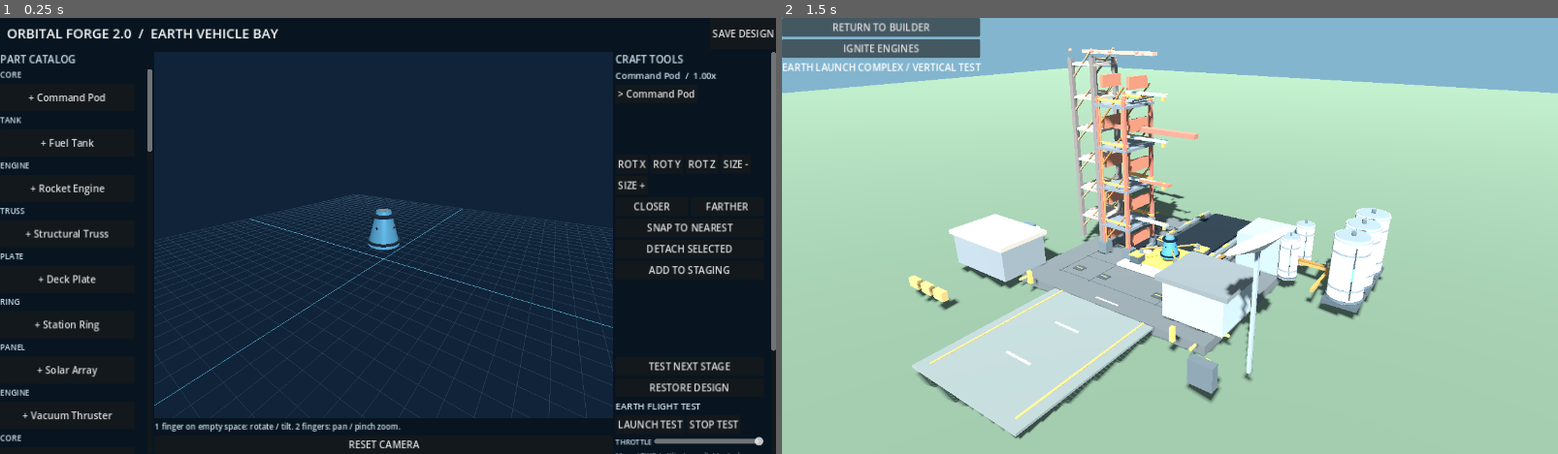
Above: before the commit, frames 1-2 (left to right).
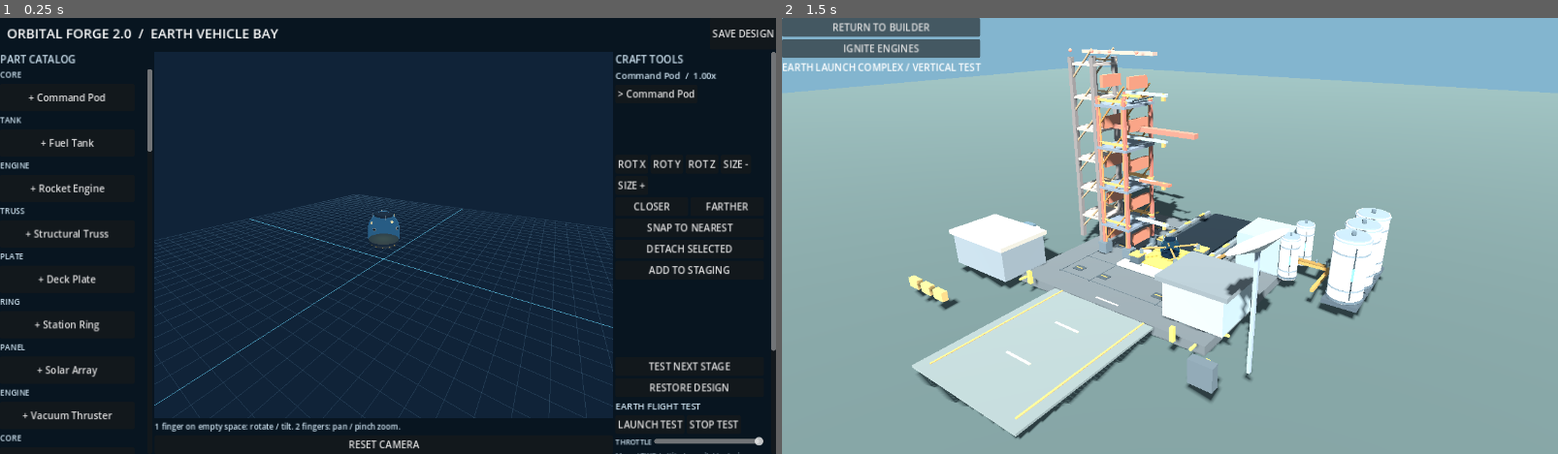
Above: after the commit, the same moments.

Repository: tpylman90-ctrl/-Orbital-Forge-2.0
Game: Godot game, scene res://scenes/main.tscn
Two runs of this game, one before a commit and one after it. Both use one fixed random seed, a clock stepped at 60 frames per second and the inputs below.
Inputs:
- Up to frame 1 (0.25 s): no input
- Up to frame 2 (1.5 s): click "LAUNCH TEST" at 0.5 s; click "LAUNCH TEST" at 1.25 s

The runs differ from the first frame. In frame 1, 0.3% of the frame differs, in the area x 47-52%, y 43-54%; in frame 2, 67%, in the area x 0-100%, y 11-100%.

Commit message:
Refine capsule shell and engineered flight hardware

Diff:
--- a/scripts/core/parts_catalog.gd
+++ b/scripts/core/parts_catalog.gd
@@ -58,6 +58,8 @@
  var kind: String = str(item.get("kind","tank"))
  var radius: float = float(item.get("radius",0.5))
  var length: float = float(item.get("length",1.0))
+ if kind == "core":
+  return _capsule_mesh(radius,length)
  if kind == "ring":
   var ring := TorusMesh.new()
   ring.inner_radius = radius*0.7
@@ -100,13 +102,67 @@
   cylinder.bottom_radius = radius
  return cylinder
 
+static func _capsule_mesh(radius: float, length: float) -> ArrayMesh:
+ # A continuous pressure shell with a rounded shoulder and pointed crown. The
+ # old truncated cone ended in a separate flat cylinder, which read as a disk.
+ var profile: Array[Vector2] = [
+  Vector2(-0.50,0.76),Vector2(-0.44,0.91),Vector2(-0.30,0.99),
+  Vector2(-0.08,1.0),Vector2(0.12,0.94),Vector2(0.25,0.79),
+  Vector2(0.36,0.59),Vector2(0.44,0.36),Vector2(0.485,0.13),
+  Vector2(0.50,0.008)
+ ]
+ var vertices := PackedVector3Array()
+ var normals := PackedVector3Array()
+ var uvs := PackedVector2Array()
+ var indices := PackedInt32Array()
+ var segments := 32
+ for ring_index in range(profile.size()):
+  var point: Vector2 = profile[ring_index]
+  var previous: Vector2 = profile[maxi(ring_index-1,0)]
+  var following: Vector2 = profile[mini(ring_index+1,profile.size()-1)]
+  var dr_dy := (following.y-previous.y)/maxf(following.x-previous.x,0.001)
+  for segment in range(segments+1):
+   var angle := TAU*float(segment)/float(segments)
+   var radial := Vector3(cos(angle),0,sin(angle))
+   vertices.append(radial*point.y*radius+Vector3(0,point.x*length,0))
+   normals.append((radial-Vector3.UP*dr_dy*(radius/length)).normalized())
+   uvs.append(Vector2(float(segment)/float(segments),point.x+0.5))
+ for ring_index in range(profile.size()-1):
+  for segment in range(segments):
+   var lower := ring_index*(segments+1)+segment
+   var upper := lower+segments+1
+   indices.append_array(PackedInt32Array([lower,upper,upper+1,lower,upper+1,lower+1]))
+ # Close the blunt heat-shield end while keeping the top as a tiny rounded tip.
+ var bottom_center := vertices.size()
+ vertices.append(Vector3(0,profile[0].x*length,0))
+ normals.append(Vector3.DOWN)
+ uvs.append(Vector2(0.5,0.0))
+ for segment in range(segments):
+  indices.append_array(PackedInt32Array([bottom_center,segment,segment+1]))
+ var arrays := []
+ arrays.resize(Mesh.ARRAY_MAX)
+ arrays[Mesh.ARRAY_VERTEX] = vertices
+ arrays[Mesh.ARRAY_NORMAL] = normals
+ arrays[Mesh.ARRAY_TEX_UV] = uvs
+ arrays[Mesh.ARRAY_INDEX] = indices
+ var mesh := ArrayMesh.new()
+ mesh.add_surface_from_arrays(Mesh.PRIMITIVE_TRIANGLES,arrays)
+ return mesh
 static func _profile_radius(kind: String, radius: float, height_fraction: float) -> float:
   # Match trim bands to the body's taper so they read as fitted collars,
   # rather than floating disks at the narrow end of a cone.
   var top_ratio := 1.0
   var bottom_ratio := 1.0
   match kind:
-    "core": top_ratio = 0.45
+    "core":
+      var core_profile: Array[Vector2] = [Vector2(-0.50,0.76),Vector2(-0.44,0.91),Vector2(-0.30,0.99),Vector2(-0.08,1.0),Vector2(0.12,0.94),Vector2(0.25,0.79),Vector2(0.36,0.59),Vector2(0.44,0.36),Vector2(0.485,0.13),Vector2(0.50,0.008)]
+      var y := clampf(height_fraction,0.0,1.0)-0.5
+      for i in range(core_profile.size()-1):
+        var a: Vector2 = core_profile[i]
+        var b: Vector2 = core_profile[i+1]
+        if y <= b.x:
+          return radius*lerpf(a.y,b.y,inverse_lerp(a.x,b.x,y))
+      return radius*core_profile.back().y
     "engine": top_ratio = 0.4
     "spire": top_ratio = 0.1
     "adapter": top_ratio = 0.7
@@ -135,7 +191,7 @@
   trim.albedo_color = Color("#263e55") if kind not in ["ion","spire"] else Color("#44cddd")
   trim.metallic = 0.75
   for fraction in [-0.38,0.38]:
-   var band_radius: float = _profile_radius(kind,radius,fraction)*1.025
+   var band_radius: float = _profile_radius(kind,radius,fraction+0.5)*1.025
    var band := MeshInstance3D.new()
    var band_mesh := CylinderMesh.new()
    band_mesh.height = minf(0.09,length*0.14)
@@ -221,8 +277,13 @@
   for angle in [0.0,PI*0.5,PI,PI*1.5]:
    var outward := Vector3(sin(angle),0,cos(angle))
    _add_porthole(holder,outward,window_y,window_profile,radius)
-  _add_cylinder(holder,Vector3(0,length*0.49,0),radius*0.35,radius*0.35,0.045,Color("#b7c9ce"),24)
-  _add_fastener_ring(holder,length*0.49,radius*0.32,6,Color("#344b58"))
+  # Dark heat-shield lip is at the wide base; the crown is part of the shell.
+  _add_cylinder(holder,Vector3(0,-length*0.475,0),radius*0.79,radius*0.79,0.055,Color("#3e4a52"),28)
+  _add_fastener_ring(holder,-length*0.475,radius*0.82,12,Color("#c3b17e"))
+  for angle in [PI*0.25,PI*0.75,PI*1.25,PI*1.75]:
+   var antenna_direction := Vector3(sin(angle),0,cos(angle))
+   var antenna_base := antenna_direction*radius*0.68+Vector3(0,length*0.31,0)
+   _add_beam(holder,antenna_base,antenna_base+Vector3(0,length*0.13,0),radius*0.018,Color("#d4dee0"),6)
  if kind == "sphere":
   var viewport_lens := MeshInstance3D.new()
   var lens_mesh := SphereMesh.new()
@@ -377,7 +438,15 @@
    leg.rotation.x = -outward.z*0.42
    leg.material_override = _material(Color("#d0d7d6"),0.72,0.3)
    holder.add_child(leg)
-   _add_box(holder,outward*(radius*1.28)+Vector3(0,-length*0.6,0),Vector3(0.35,0.1,0.26),Color("#475761"))
+   var hinge := outward*(radius*0.62)+Vector3(0,length*0.08,0)
+   _add_cylinder(holder,hinge,radius*0.105,radius*0.105,0.13,Color("#586770"),12)
+   _add_cylinder(holder,hinge+outward*0.035,radius*0.064,radius*0.064,0.145,Color("#d2ad68"),12)
+   var brace_start := outward*(radius*0.38)+Vector3(0,length*0.25,0)
+   var brace_end := outward*(radius*1.17)+Vector3(0,-length*0.38,0)
+   _add_beam(holder,brace_start,brace_end,0.035,Color("#78868b"),8)
+   var foot_position := outward*(radius*1.28)+Vector3(0,-length*0.6,0)
+   _add_box(holder,foot_position,Vector3(0.38,0.11,0.30),Color("#475761"))
+   _add_box(holder,foot_position+Vector3(0,0.065,0),Vector3(0.25,0.025,0.22),Color("#c4a664"))
  if kind == "rcs":
   for angle in [0.0,PI*0.5,PI,PI*1.5]:
    var nozzle_part := MeshInstance3D.new()
@@ -400,8 +469,17 @@
   _add_cylinder(holder,Vector3(0,-length*0.36,0),radius*1.02,radius*1.02,0.09,Color("#53616b"),18)
   _add_fastener_ring(holder,length*0.36,radius*1.03,10,Color("#d8dedc"))
  if kind == "radiator":
+  # The wing reads as a framed thermal panel instead of a blank slab.
+  for z_fraction in [-0.92,0.92]:
+   _add_box(holder,Vector3(0,length*0.38,z_fraction*radius*0.7),Vector3(radius*1.98,0.055,0.09),Color("#68777d"))
+  for x_fraction in [-0.92,0.92]:
+   _add_box(holder,Vector3(x_fraction*radius,length*0.38,0),Vector3(0.08,0.055,radius*1.35),Color("#68777d"))
   for z_fraction in [-0.72,-0.36,0.0,0.36,0.72]:
-   _add_box(holder,Vector3(0,length*0.4,z_fraction*radius*0.9),Vector3(radius*1.8,0.025,0.035),Color("#d8a078"))
+   _add_box(holder,Vector3(0,length*0.36,z_fraction*radius*0.9),Vector3(radius*1.8,0.022,0.028),Color("#d8a078"))
+  for x_fraction in [-0.64,-0.32,0.0,0.32,0.64]:
+   _add_box(holder,Vector3(x_fraction*radius,length*0.36,0),Vector3(0.025,0.022,radius*1.28),Color("#31526a"))
+  _add_cylinder(holder,Vector3(0,-length*0.24,0),radius*0.18,radius*0.18,length*0.38,Color("#77838a"),12)
+  _add_cylinder(holder,Vector3(0,-length*0.43,0),radius*0.28,radius*0.28,0.08,Color("#d1a75c"),12)
  if kind == "antenna":
   _add_cylinder(holder,Vector3(0,-length*0.35,0),radius*0.08,radius*0.08,length*0.55,Color("#aeb7b7"),8)
   var dish := MeshInstance3D.new()
--- a/scripts/main.gd
+++ b/scripts/main.gd
@@ -441,16 +441,20 @@
  launch_window = Control.new()
  launch_window.set_anchors_and_offsets_preset(Control.PRESET_FULL_RECT)
  launch_window.mouse_filter = Control.MOUSE_FILTER_STOP
+ launch_window.z_index = 50
  add_child(launch_window)
  var backdrop := ColorRect.new()
  backdrop.color = Color("#0c1723")
  backdrop.set_anchors_and_offsets_preset(Control.PRESET_FULL_RECT)
+ backdrop.z_index = 0
  launch_window.add_child(backdrop)
  launch_view = LaunchView.new()
  launch_view.set_anchors_and_offsets_preset(Control.PRESET_FULL_RECT)
+ launch_view.z_index = 1
  launch_window.add_child(launch_view)
  var overlay := VBoxContainer.new()
  overlay.set_anchors_and_offsets_preset(Control.PRESET_TOP_LEFT)
+ overlay.z_index = 2
  launch_window.add_child(overlay)
  var return_button := Button.new()
  return_button.text = "RETURN TO BUILDER"
--- a/scripts/ui/launch_view.gd
+++ b/scripts/ui/launch_view.gd
@@ -17,6 +17,8 @@
  viewport = SubViewport.new()
  viewport.size = Vector2i(960,600)
  viewport.own_world_3d = true
+ viewport.transparent_bg = false
+ viewport.render_target_clear_mode = SubViewport.CLEAR_MODE_ALWAYS
  viewport.render_target_update_mode = SubViewport.UPDATE_ALWAYS
  add_child(viewport)
  world = Node3D.new()
@@ -190,7 +192,9 @@
  for y in [0.3,0.55,0.8,1.05]: _cylinder(pad,Vector3(7.8,y,8.65),0.24,0.24,0.045,Color("#d0a75e"),10)
  ground = Node3D.new()
  world.add_child(ground)
- _block(ground,Vector3(0,-0.65,0),Vector3(250,0.2,250),Color("#6d826b"))
+ # Dark coastal scrub keeps the concrete, safety paint, and white structures
+ # readable at phone scale instead of washing out into one green plane.
+ _block(ground,Vector3(0,-0.65,0),Vector3(250,0.2,250),Color("#596965"))
  rocket = Node3D.new()
  world.add_child(rocket)
  flame = MeshInstance3D.new()
--- a/tests/parts_catalog_smoke.gd
+++ b/tests/parts_catalog_smoke.gd
@@ -28,14 +28,37 @@
 	var command_pod := Node3D.new()
 	Parts.add_visual(command_pod,Parts.ITEMS["command_pod"])
 	if command_pod.get_child_count() < 12:
-		push_error("Command pod is missing its molded cap and porthole details")
+		push_error("Command pod is missing its pressure-shell and porthole details")
 		quit(1)
 		return
+	var pod_spec: Dictionary = Parts.ITEMS["command_pod"]
+	var pod_length := float(pod_spec["length"])
+	var pod_radius := float(pod_spec["radius"])
+	var pod_vertices: PackedVector3Array = Parts.make_mesh(pod_spec).surface_get_arrays(0)[Mesh.ARRAY_VERTEX]
+	var pod_tip_radius := 0.0
+	for vertex in pod_vertices:
+		if vertex.y > pod_length*0.49:
+			pod_tip_radius = maxf(pod_tip_radius,Vector2(vertex.x,vertex.z).length())
+	if pod_tip_radius > pod_radius*0.03:
+		push_error("Command pod crown still has a broad flat top")
+		quit(1)
+		return
+	for detail in command_pod.get_children():
+		if detail is MeshInstance3D and detail.mesh is CylinderMesh and detail.position.y > pod_length*0.47:
+			push_error("Command pod has a separate disk at the cone crown")
+			quit(1)
+			return
 	var engine := Node3D.new()
 	Parts.add_visual(engine,Parts.ITEMS["engine"])
 	if engine.get_child_count() < 22:
 		push_error("Engine is missing its gimbal and feed hardware")
 		quit(1)
 		return
+	var legs := Node3D.new()
+	Parts.add_visual(legs,Parts.ITEMS["landing_legs"])
+	if legs.get_child_count() < 18:
+		push_error("Landing gear is missing its braces, hinges, or footpads")
+		quit(1)
+		return
 	print("PARTS_CATALOG_SMOKE_PASS: %d parts" % Parts.ITEMS.size())
 	quit(0)
